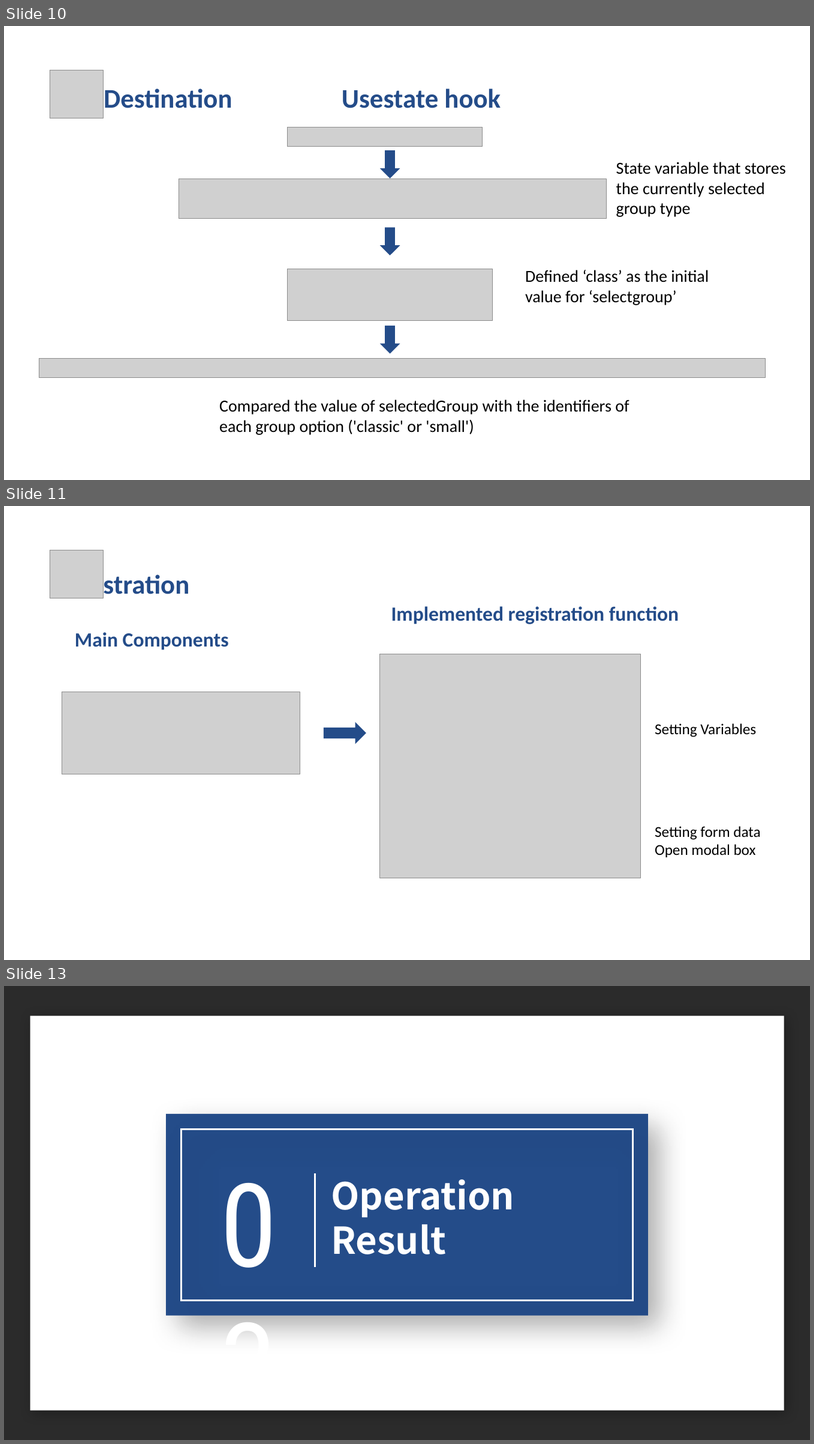
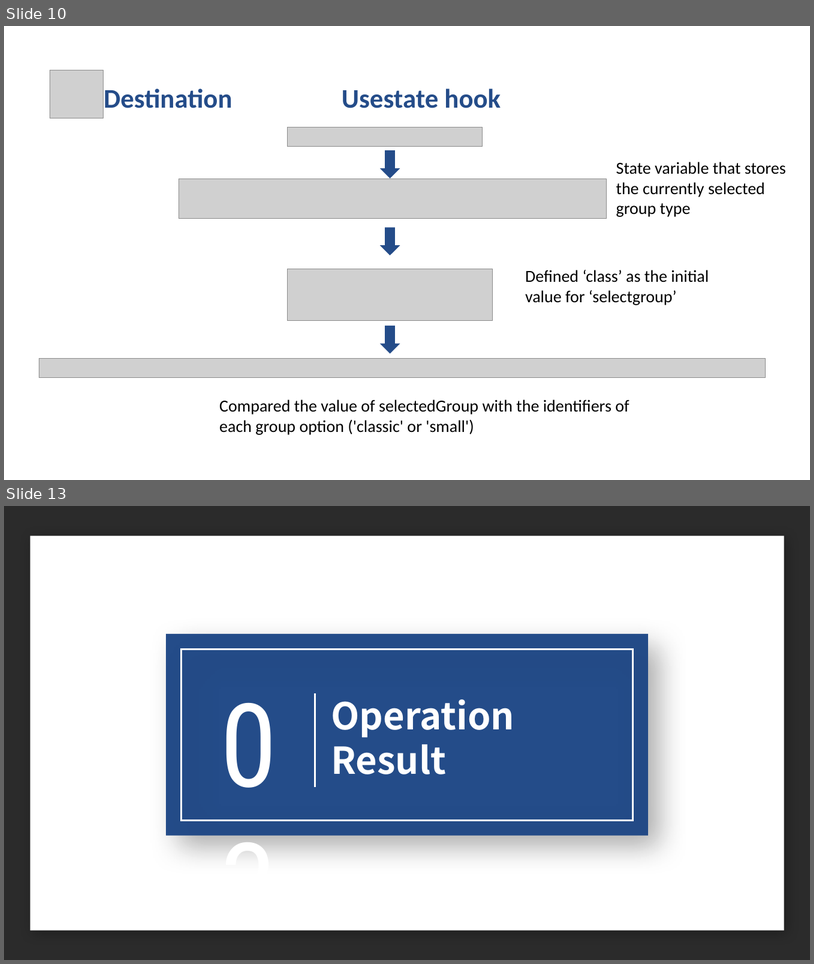
Before and after one commit to chongchen1999/TravelMingle, a slide deck: INFO6150-final.pptx. Shown one above the other, each under a label of ours: slides 10, 11 and 13 before the commit, slides 10 and 13 after it; the slides between them are not shown. The pictures are 814x1444 and 814x964 pixels, drawn with LibreOffice and Linux fonts; fonts in the diff are those of the drawing; grey boxes stand for pictures; background and template pictures are left out; a plain dark background stands for a picture behind light text. Boxes give left, top, right and bottom in pixels: in the first picture for what was removed or moved away, otherwise in the second. Text is boxed around its words. In the diff, an @@ line names an element or a change of style, - is before the commit and + after.

```diff
--- a/INFO6150-final.pptx
+++ b/INFO6150-final.pptx
@@ slide 11 removed at <box>4,506,810,960</box>, background picture (left out) @@
@@ picture removed at <box>50,550,103,598</box> @@
@@ title removed at <box>56,571,189,601</box> @@
-Registration
@@ text removed at <box>392,606,679,624</box> @@
-Implemented registration function
@@ text removed at <box>75,632,229,650</box> @@
-Main Components
@@ picture removed at <box>380,654,641,878</box> @@
@@ picture removed at <box>62,692,300,774</box> @@
@@ left arrow removed at <box>324,722,366,744</box> @@
@@ text removed at <box>655,723,756,737</box> @@
-Setting Variables
@@ text removed at <box>655,826,761,857</box> @@
-Setting form data
-Open modal box
```
Also in this commit, not shown: 5 slides changed, 2 slides added, 1 other slide removed.
